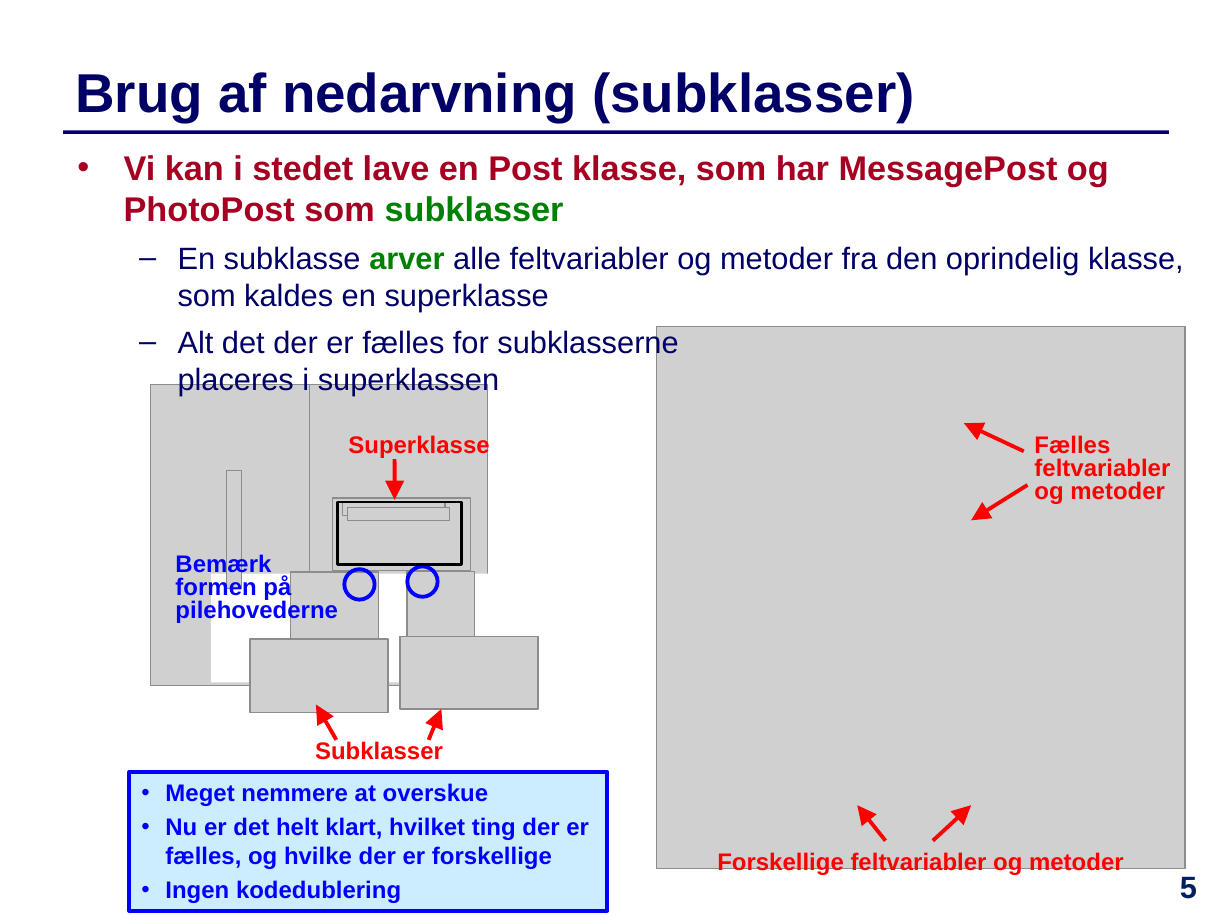
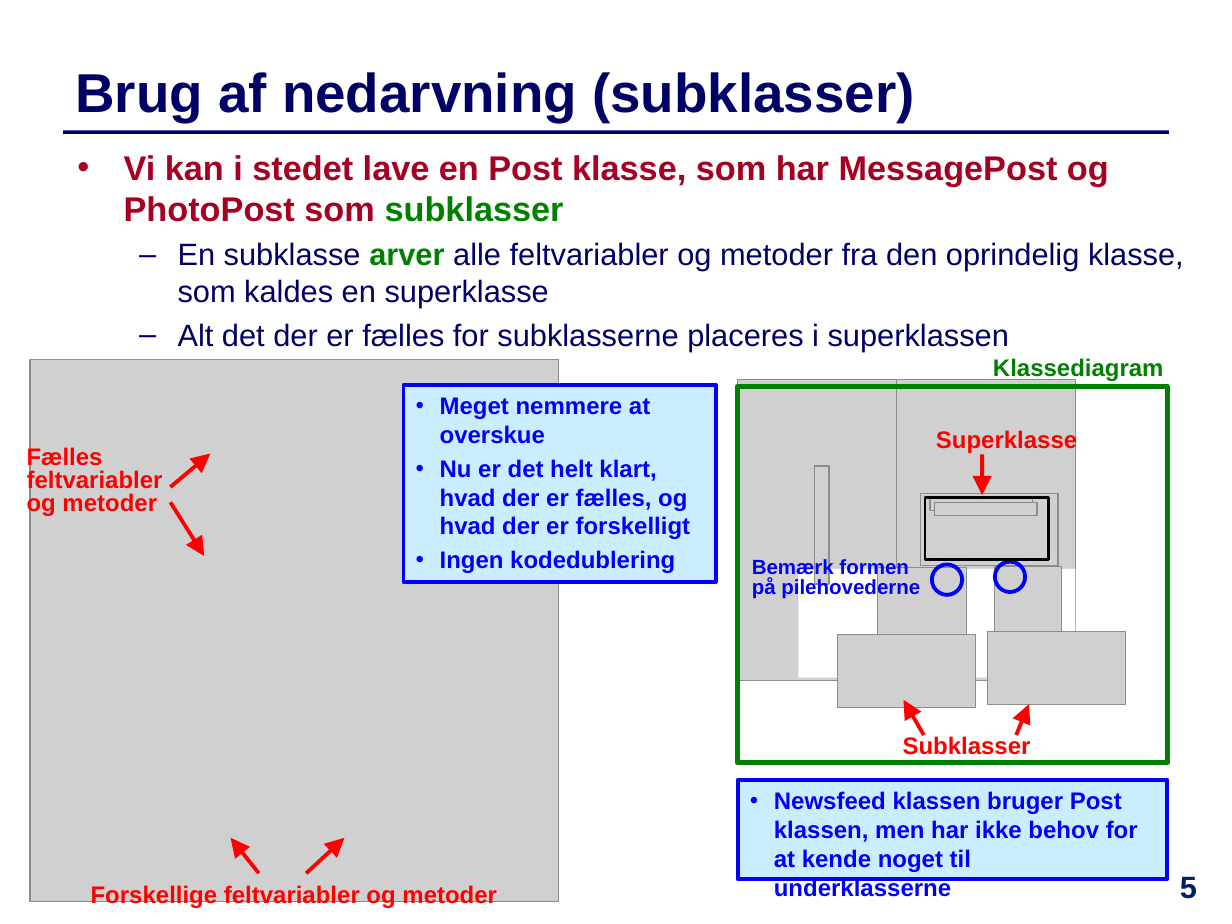
Before and after one commit to IntProgAU/Materiale, a slide deck: slide 5 of web/e21/uge_11/Slides-Uge11.pptx. Drawn at 1232x924 pixels with LibreOffice and Linux fonts; fonts in the diff are those of the drawing; grey boxes stand for pictures; background and template pictures are left out. Boxes give left, top, right and bottom in pixels: in the first picture for what was removed or moved away, otherwise in the second. Text is boxed around its words. In the diff, an @@ line names an element or a change of style, - is before the commit and + after.

```diff
--- a/web/e21/uge_11/Slides-Uge11.pptx
+++ b/web/e21/uge_11/Slides-Uge11.pptx
@@ text at box(178, 242, 1184, 352): less space between paragraphs @@
@@ text added at box(993, 358, 1164, 382), 14 pt, text #008000, bold @@
+Klassediagram
@@ picture: place and size @@
-picture at box(657, 326, 1185, 869)
+picture at box(30, 360, 558, 902)
@@ rectangle "Meget nemmere at overskue": place and size @@
-rectangle "Meget nemmere at overskue" at box(129, 772, 607, 912)
+rectangle "Meget nemmere at overskue" at box(404, 384, 717, 582)
@@ rectangle added at box(738, 386, 1168, 763), outline #008000 3 pt @@
@@ text "Fælles feltvariabler og metoder": place and size @@
-text "Fælles feltvariabler og metoder" at box(1034, 435, 1170, 504)
+text "Fælles feltvariabler og metoder" at box(27, 446, 163, 517)
@@ arrow moved from (1024, 451) - (963, 424) to (170, 487) - (211, 453) @@
@@ text in rectangle at box(440, 459, 691, 539): text changed @@
-• Nu er det helt klart, hvilket ting der er fælles, og hvilke der er forskellige
+• Nu er det helt klart, hvad der er fælles, og hvad der er forskelligt
@@ 6 pictures, 2 texts, 2 arrows: place and size @@
-6 pictures, 2 texts, 2 arrows at box(150, 384, 538, 760)
+6 pictures, 2 texts, 2 arrows at box(738, 379, 1126, 755)
@@ arrow moved from (1027, 485) - (971, 520) to (170, 503) - (205, 556) @@
@@ text "Bemærk formen på pilehovederne": place and size @@
-text "Bemærk formen på pilehovederne" at box(175, 552, 338, 623)
+text "Bemærk formen på pilehovederne" at box(752, 558, 920, 599)
@@ text "Bemærk formen på pilehovederne" at box(752, 558, 920, 599): size 14 to 12 pt; less space between paragraphs @@
@@ 4 pictures, 2 rectangles, 2 ellipses, 1 arrow: place and size @@
-4 pictures, 2 rectangles, 2 ellipses, 1 arrow at box(211, 471, 488, 740)
+4 pictures, 2 rectangles, 2 ellipses, 1 arrow at box(798, 466, 1076, 736)
@@ rectangle added at box(738, 780, 1168, 880), fill #CCECFF, outline #0000FF 2.25 pt, 14 pt, text #0000FF, bold @@
+• Newsfeed klassen bruger Post klassen, men har ikke behov for at kende noget til underklasserne
@@ arrow moved from (886, 840) - (857, 806) to (259, 873) - (230, 838) @@
@@ arrow moved from (933, 840) - (971, 806) to (307, 873) - (345, 838) @@
@@ text "Forskellige feltvariabler og metoder": place and size @@
-text "Forskellige feltvariabler og metoder" at box(717, 852, 1124, 876)
+text "Forskellige feltvariabler og metoder" at box(91, 885, 497, 909)
```
Also in this commit, not shown: 1 other slide changed, 1 other file.
